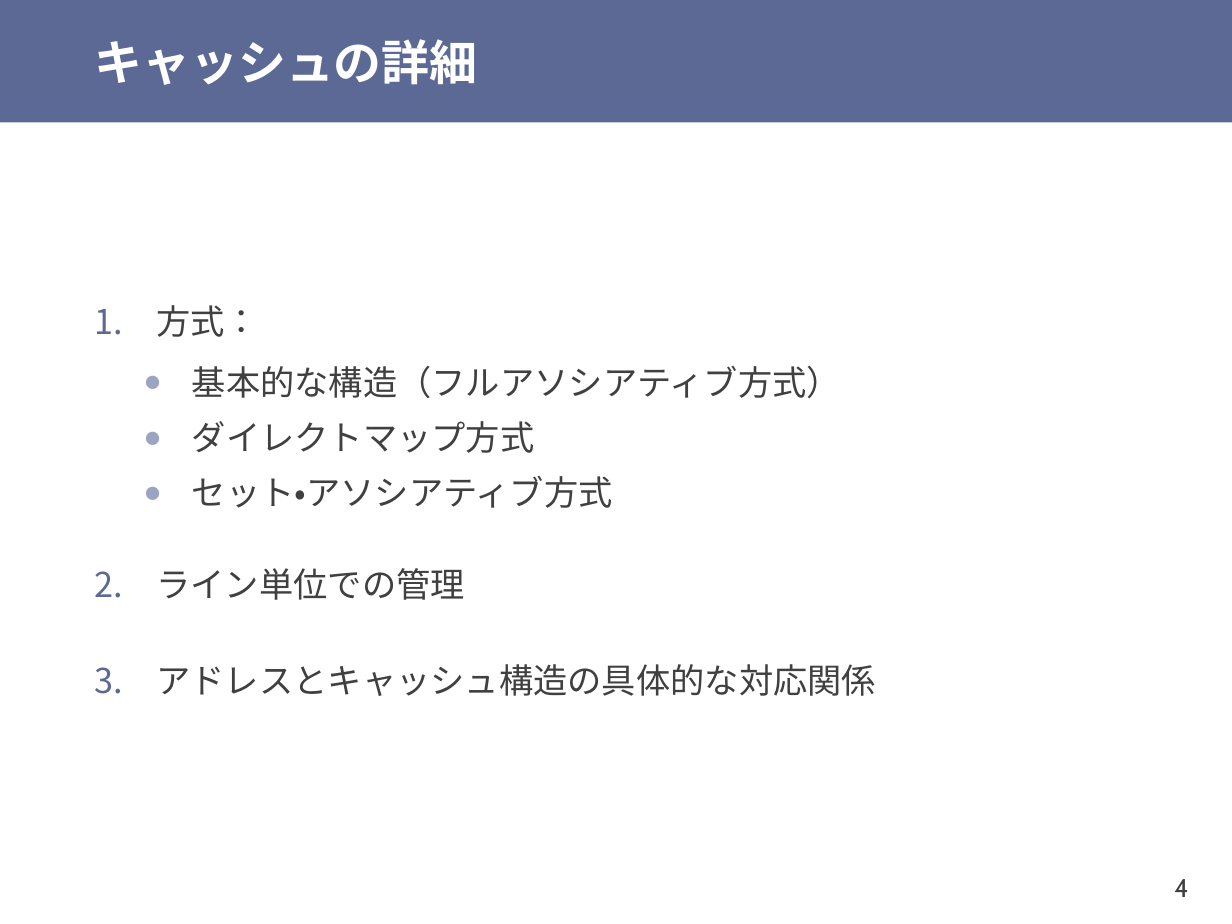
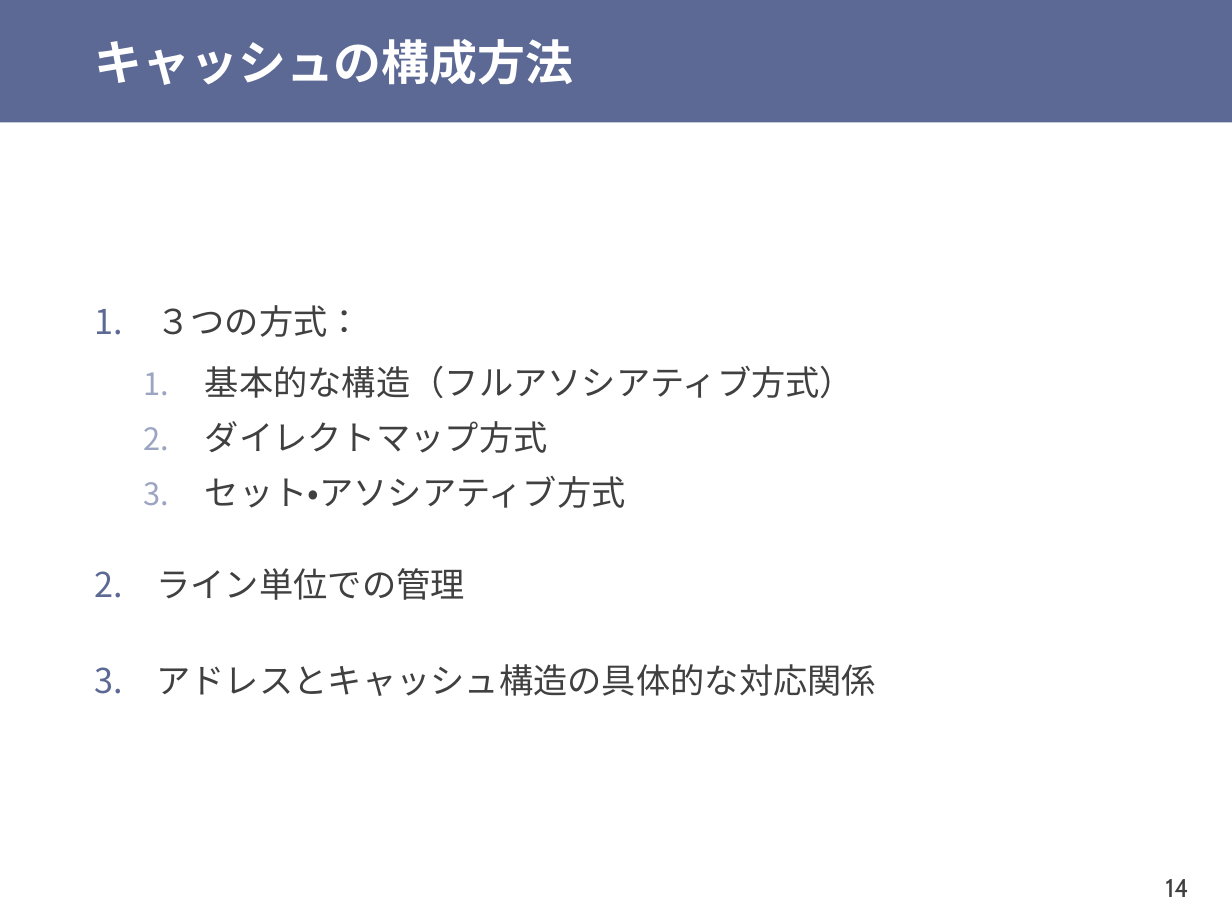
Before and after one commit to shioyadan/otya-computer-architecture-i, a slide deck: slide 14 of cai-shioya-10.pptx (slide 4 before the commit). Drawn at 1232x924 pixels with LibreOffice and Linux fonts; fonts in the diff are those of the drawing. Boxes give left, top, right and bottom in pixels: in the first picture for what was removed or moved away, otherwise in the second. Text is boxed around its words. In the diff, an @@ line names an element or a change of style, - is before the commit and + after.

```diff
--- a/cai-shioya-10.pptx
+++ b/cai-shioya-10.pptx
@@ title at (x1=95, y1=39, x2=573, y2=85): text changed @@
-キャッシュの詳細
+キャッシュの構成方法
@@ text at (x1=156, y1=305, x2=362, y2=337): text changed @@
-1. 方式：
+1. ３つの方式：
@@ text at (x1=205, y1=366, x2=854, y2=508): bullet ● to 1. @@
@@ page number at (x1=1165, y1=879, x2=1188, y2=897): text changed @@
-4
+14
```
Also in this commit, not shown: 16 other slides changed, 52 slides added, 3 other files.
